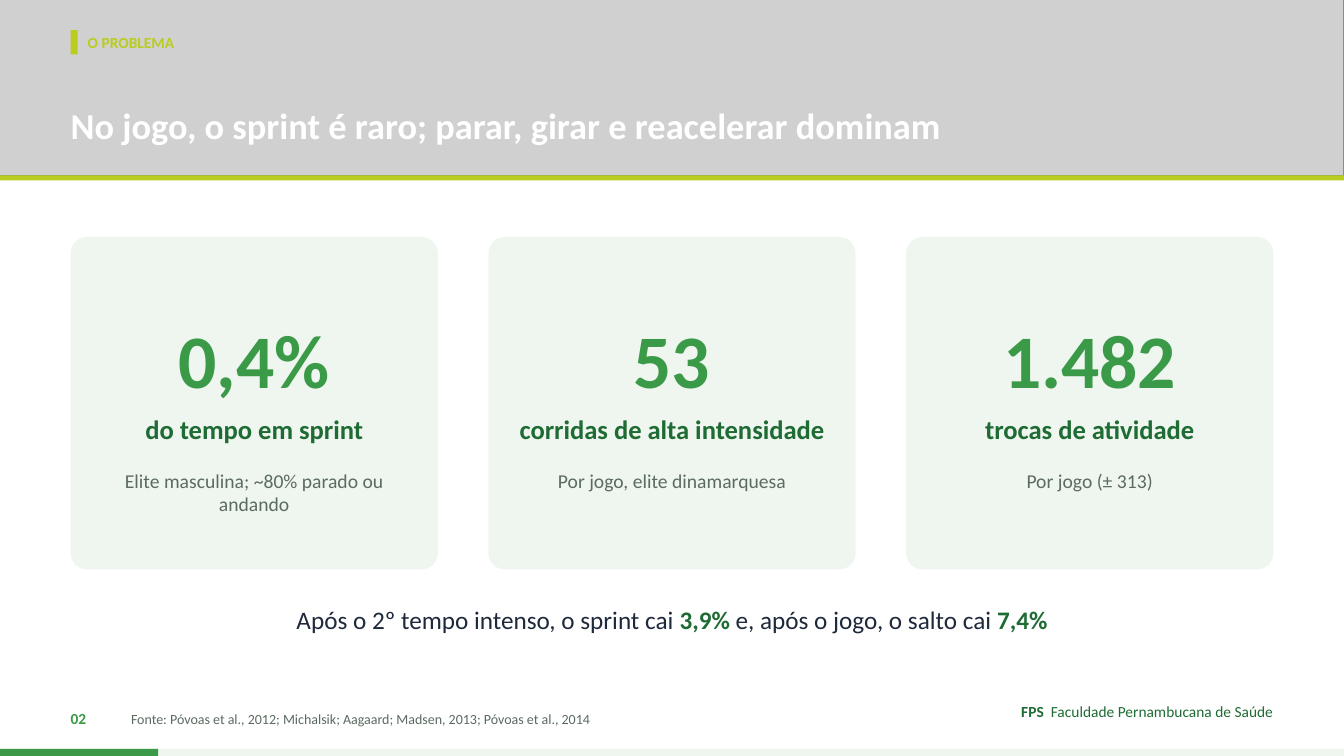
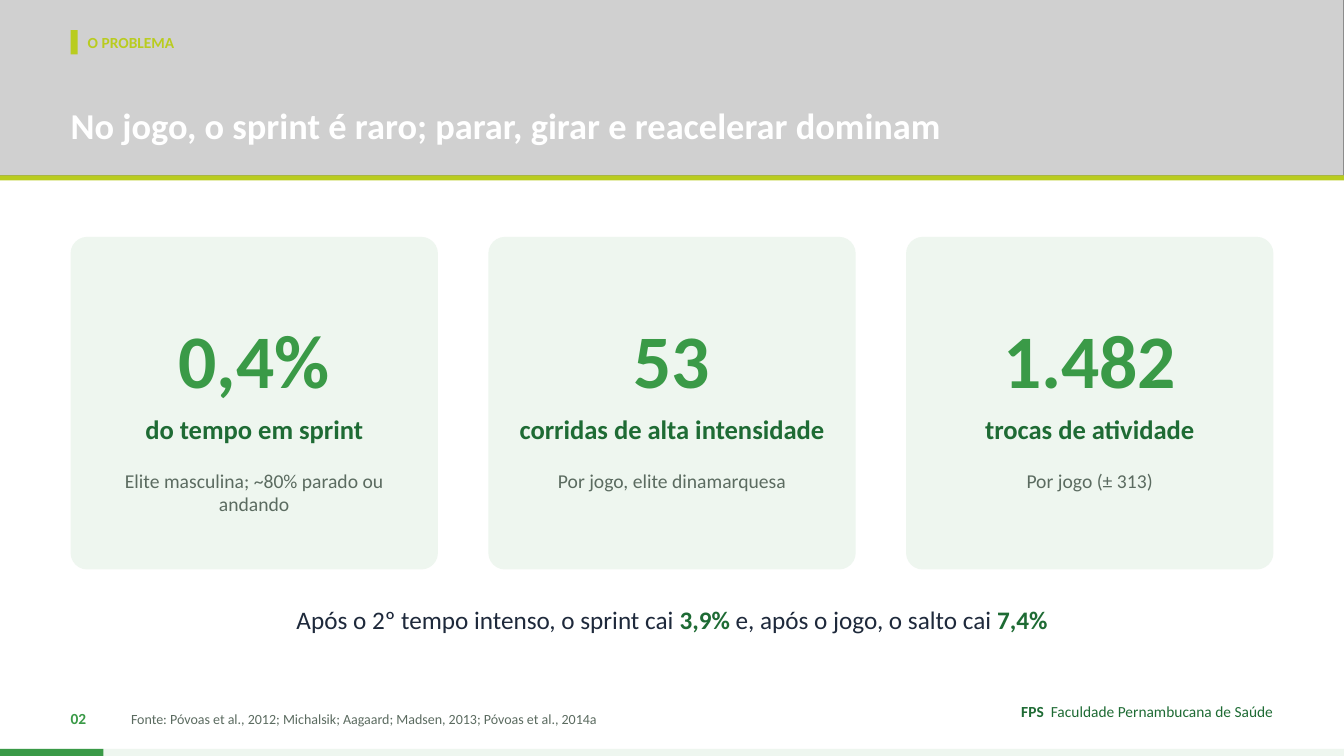
Before and after one commit to Institutomoraisandrade/CRM, a slide deck: slide 2 of trabalho-fps/trabalhos/2026-11-11-handebol-rsa/apresentacao.pptx. Drawn at 1344x756 pixels with LibreOffice and Linux fonts; fonts in the diff are those of the drawing; grey boxes stand for pictures. Boxes give left, top, right and bottom in pixels: in the first picture for what was removed or moved away, otherwise in the second. Text is boxed around its words. In the diff, an @@ line names an element or a change of style, - is before the commit and + after.

```diff
--- a/trabalho-fps/trabalhos/2026-11-11-handebol-rsa/apresentacao.pptx
+++ b/trabalho-fps/trabalhos/2026-11-11-handebol-rsa/apresentacao.pptx
@@ text at (x1=131, y1=714, x2=597, y2=727): text changed @@
-Fonte: Póvoas et al., 2012; Michalsik; Aagaard; Madsen, 2013; Póvoas et al., 2014
+Fonte: Póvoas et al., 2012; Michalsik; Aagaard; Madsen, 2013; Póvoas et al., 2014a
@@ rectangle resized from (x1=0, y1=749, x2=158, y2=756) to (x1=0, y1=749, x2=104, y2=756) @@
```
Also in this commit, not shown: 16 other slides changed, 10 slides added, 5 other files.
